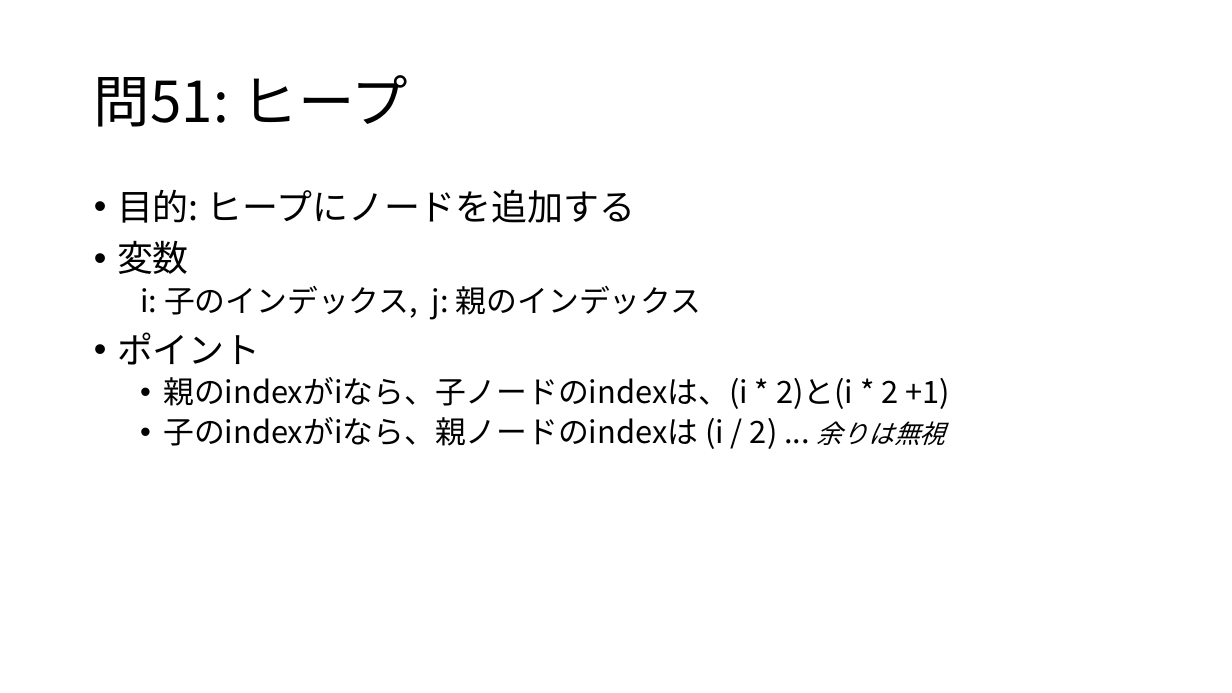
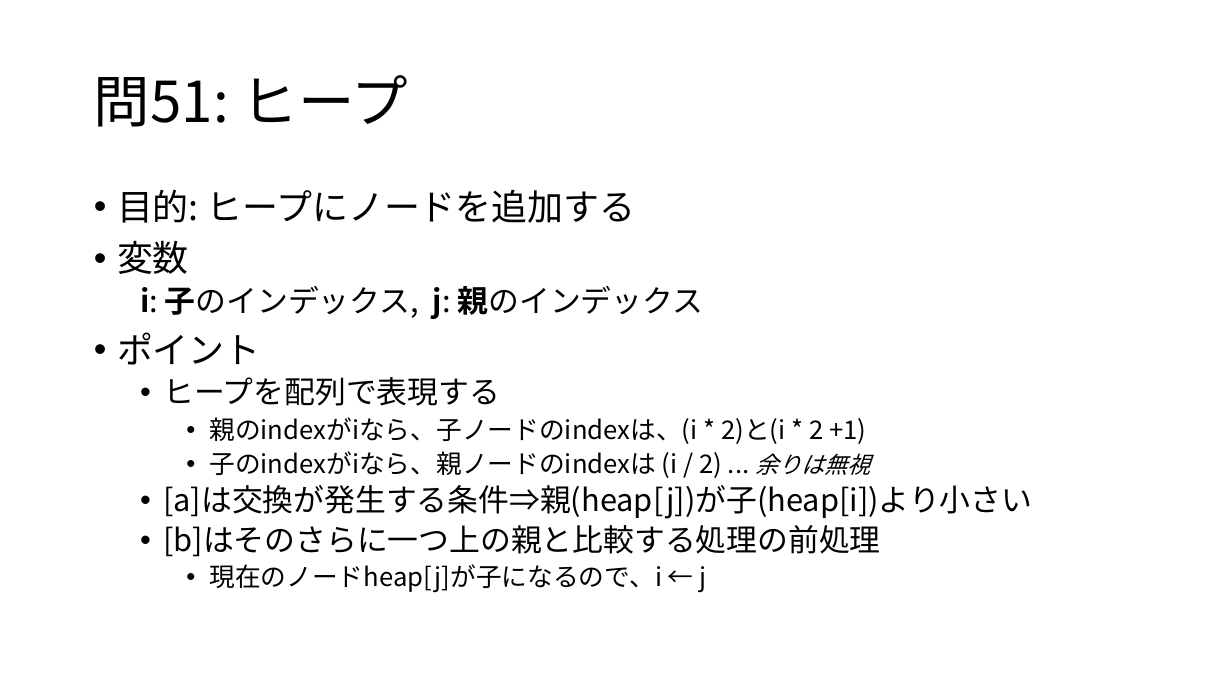
Before and after one commit to osamu377/FromZero, a slide deck: slide 2 of 問題集/問51-55.pptx. Drawn at 1232x693 pixels with LibreOffice and Linux fonts; fonts in the diff are those of the drawing. Boxes give left, top, right and bottom in pixels: in the first picture for what was removed or moved away, otherwise in the second. Text is boxed around its words. In the diff, an @@ line names an element or a change of style, - is before the commit and + after.

```diff
--- a/問題集/問51-55.pptx
+++ b/問題集/問51-55.pptx
@@ text at (140, 286, 870, 478): bold on in "i: 子のインデックス, j: 親のインデックス"; size 24 to 20 pt in "親のindexがiなら、子ノードのindexは、(i * 2)と(i * 2 +1)", "子のindexがiなら、親ノードのindexは (i / 2) ..."; size 20 to 18 pt in "余りは無視"; list level 2 to 3 in "親のindexがiなら、子ノードのindexは、(i * 2)と(i * 2 ..."; list level 2 to 3 in "子のindexがiなら、親ノードのindexは (i / 2) ... ..." @@
@@ text at (163, 377, 500, 406): paragraph added @@
+  • ヒープを配列で表現する
@@ text at (163, 485, 1032, 593): paragraphs added @@
+  • [a]は交換が発生する条件⇒親(heap[j])が子(heap[i])より小さい
+  • [b]はそのさらに一つ上の親と比較する処理の前処理
+    • 現在のノードheap[j]が子になるので、i ← j
```
Also in this commit, not shown: 2 other slides changed, 3 other files.
